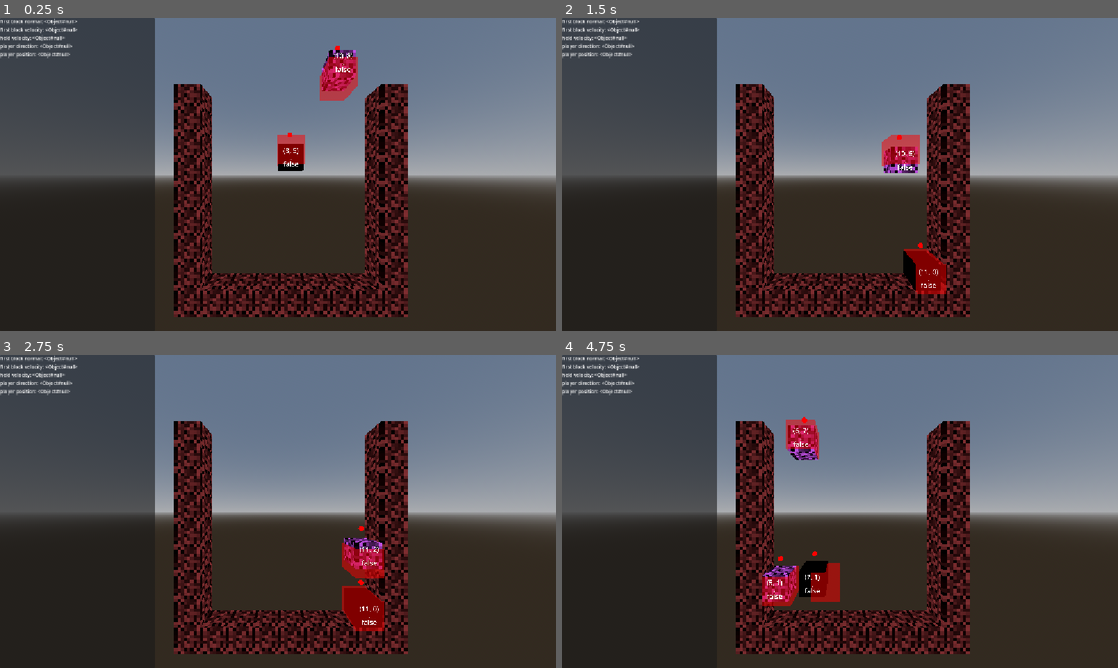
Above: before the commit, frames 1-4 (two rows, left to right).
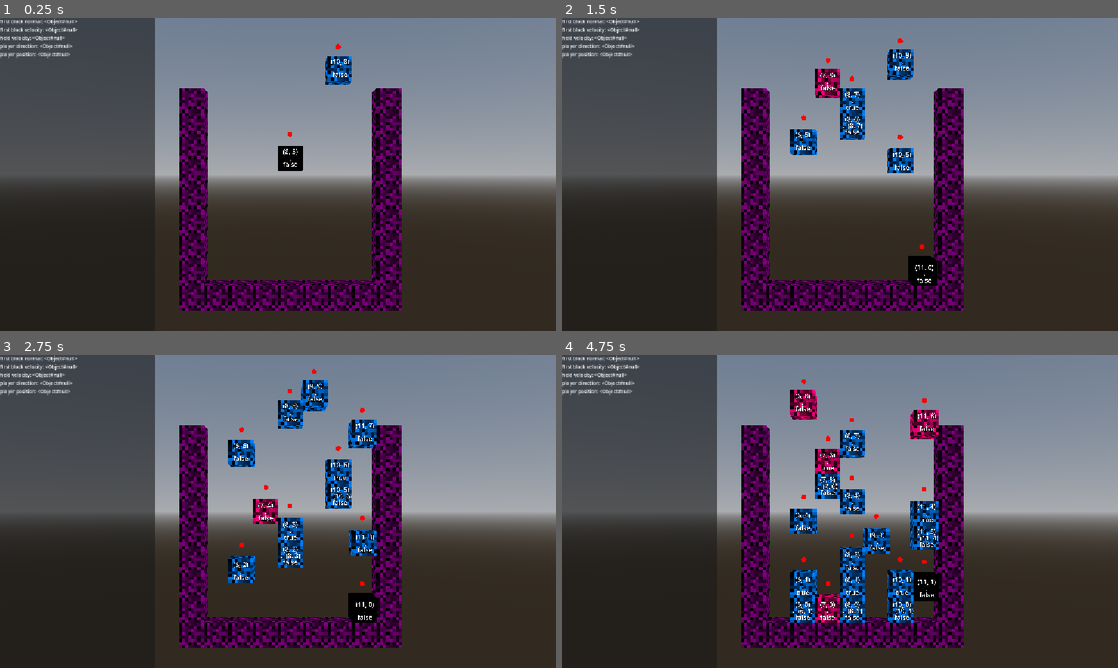
Above: after the commit, the same moments.

Repository: pinto-3d/woods
Game: Godot game, scene res://root.tscn
Same seed, same stepped clock (60 frames per second), same inputs: the game is played once before the commit and once after it.
Inputs:
- Up to frame 1 (0.25 s): no input
- Up to frame 2 (1.5 s): hold D (right) 0.53-1.28 s; tap Shift (interact) at 0.6, 1.35 s; tap Space (jump) at 0.77 s; hold S (down) from 1.28 s (still down)
- Up to frame 3 (2.75 s): tap Space (jump) at 1.52 s; release S (down) at 2.03 s; hold D (right) from 2.03 s (still down); tap L (place) at 2.1 s; tap Shift (interact) at 2.3 s
- Up to frame 4 (4.75 s): release D (right) at 2.78 s; hold W (up) 2.78-3.53 s; tap Shift (interact) at 2.85, 3.6, 4.55 s; tap Space (jump) at 3.02, 3.77, 4.52 s; hold A (left) from 3.53 s (still down); tap L (place) at 4.35 s

The runs differ from the first frame. In frame 1, 24% of the frame differs, in the area x 27-100%, y 8-96%; in frame 2, 24%; in frame 3, 26%; in frame 4, 28%, in the area x 27-100%, y 7-96%.
Error before the commit: Trying to assign value of type 'Node' to a variable of type 'Node3D'. (res://grid_manager.gd:27)
Error after the commit: Trying to assign value of type 'Node' to a variable of type 'Node3D'. (res://grid_manager.gd:28)

Commit message:
blocks now match and erase horizontally, vertically, or diagonally

Diff:
--- a/woods/entity/block/block.gd
+++ b/woods/entity/block/block.gd
@@ -60,7 +60,6 @@
 	super._process(delta)
 
 func set_color(color: Color):
-
 	_tint = color
 	TINT = color
 	mesh.material_override.set("shader_parameter/tint", TINT);
--- a/woods/grid_manager.gd
+++ b/woods/grid_manager.gd
@@ -10,9 +10,10 @@
 const OFFSET: Vector2 = Vector2(0, 0)
 const Z_OFFSET: float = 0
 
+var MATCH_NUM: int = 4;
+
 var dictGrid2Entity: Dictionary[Vector2i, Entity] = {}
 var dictEntity2Grid: Dictionary[Entity, Vector2i] = {}
-var entityList: Array[Entity] = []
 
 func _init() -> void:
 	if GridManager.i:
@@ -27,12 +28,6 @@
 	root = get_tree().root.get_child(0)
 
 func _process(delta: float) -> void:
-	if entityList.size() > 1:
-		#print("grav: ",entityList[1].GRAVITY_DIRECTION * entityList[1].GRAVITY)
-		#print("velo: ",entityList[1].velocity)
-		#print("dot:  ",entityList[1].velocity.dot(entityList[1].GRAVITY_DIRECTION * entityList[1].LINEAR_GRAVITY_MAX))
-		#print("dot2:  ",(entityList[1].GRAVITY_DIRECTION * entityList[1].LINEAR_GRAVITY_MAX).dot(entityList[1].velocity))
-		pass
 	pass
 
 func clear():
@@ -48,17 +43,17 @@
 	grid += OFFSET
 	return Vector3(grid.x, grid.y, Z_OFFSET)
 
-func get_grid_pos_entity(pos: Vector2i):
+func get_entity_at_grid_pos(pos: Vector2i):
 	if dictGrid2Entity.has(pos):
 		return dictGrid2Entity[pos]
 	return null
-func get_entity_grid_pos(entity: Entity):
+func get_grid_pos_of_entity(entity: Entity):
 	if dictEntity2Grid.has(entity):
 		return dictEntity2Grid[entity]
 	return null
 
 func get_entity_round_global_pos(entity: Entity):
-	var v2: Vector2i = GridManager.i.get_entity_grid_pos(entity)
+	var v2: Vector2i = GridManager.i.get_grid_pos_of_entity(entity)
 	return GridManager.i.grid_to_position(v2)
 
 func snap_entity_to_grid(entity:Entity):
@@ -68,7 +63,68 @@
 
 func register_entity(entity: Entity):
 	entity.entityGridUpdate.connect(_entity_update)
-	entityList.append(entity)
+	pass
+
+func deregister_entity(entity: Entity):
+	entity.entityGridUpdate.disconnect(_entity_update)
+	var v2: Vector2i = dictEntity2Grid[entity]
+	dictGrid2Entity.erase(v2)
+	dictEntity2Grid.erase(entity)
+	entity.erase()
+	pass
+
+func _does_block_match(entity, tint: Color) -> bool:
+	if entity:
+		if "TINT" in entity:
+			if entity.TINT == tint:
+				return true
+	return false
+
+func _check_tints_in_direction(tint: Color, start: Vector2i, direction: Vector2i) -> Array[Vector2i]:
+	var turns: int = 0
+	var continuing: bool = true
+	var curEraseList: Array[Vector2i] = []
+	var cursor: Vector2i = start
+
+	while curEraseList.size() < MATCH_NUM and continuing:
+		var curEntity = get_entity_at_grid_pos(cursor)
+		var isValid
+		if !_does_block_match(curEntity, tint):
+			if turns == 0:
+				direction *= -1
+				cursor = start
+			else:
+				continuing = false
+				break
+			turns += 1
+		else:
+			curEraseList.append(cursor)
+		cursor += direction
+	if curEraseList.size() >= MATCH_NUM:
+		return curEraseList
+	return []
+
+func _adjust_changed_entity(entity):
+	if not entity is Block:
+		return
+	var block: Block = entity
+	var tint: Color = block.TINT
+	var v2: Vector2i = dictEntity2Grid[entity]
+
+	var eraseList: Array[Vector2i] = []
+	#horizontal
+	var cursor: Vector2i = dictEntity2Grid[entity]
+	eraseList.append_array(_check_tints_in_direction(tint, dictEntity2Grid[entity], Vector2(1,0)))
+	eraseList.append_array(_check_tints_in_direction(tint, dictEntity2Grid[entity], Vector2(0,1)))
+	eraseList.append_array(_check_tints_in_direction(tint, dictEntity2Grid[entity], Vector2(1,1)))
+	eraseList.append_array(_check_tints_in_direction(tint, dictEntity2Grid[entity], Vector2(-1,1)))
+
+	for erasePos in eraseList:
+		if dictGrid2Entity.has(erasePos):
+			deregister_entity(dictGrid2Entity[erasePos])
+		else:
+			pass
+		pass
 	pass
 
 func _entity_update(entity: Entity, pos):
@@ -77,10 +133,16 @@
 		pass
 	if entity is Player:
 		pass
+	var prevPos = null
 	if dictEntity2Grid.has(entity):
+		prevPos = dictEntity2Grid[entity]
 		if dictGrid2Entity.has(dictEntity2Grid[entity]):
 			if dictGrid2Entity[dictEntity2Grid[entity]] == entity:
 				dictGrid2Entity.erase(dictEntity2Grid[entity])
 	dictEntity2Grid[entity] = pos
 	dictGrid2Entity[pos] = entity
+
+	if prevPos != pos:
+		_adjust_changed_entity(entity)
+		pass
 	pass
--- a/woods/root.tscn
+++ b/woods/root.tscn
@@ -15,8 +15,8 @@
 transform = Transform3D(1, 0, 0, 0, 1, 0, 0, 0, 1, 8, 5, 0)
 
 [node name="Camera3D" type="Camera3D" parent="." unique_id=1056890238]
-transform = Transform3D(1, 0, 0, 0, 1, 0, 0, 0, 1, 7.5, 4, 5.8493586)
-fov = 96.9
+transform = Transform3D(1, 0, 0, 0, 1, 0, 0, 0, 1, 7.5, 4, 17.849358)
+fov = 40.0
 
 [node name="LevelManager" type="Node3D" parent="." unique_id=171994457]
 transform = Transform3D(1, 0, 0, 0, 1, 0, 0, 0, 1, 0.5, 0, 0)
--- a/woods/scripts/character.gd
+++ b/woods/scripts/character.gd
@@ -177,10 +177,10 @@
 	pass
 
 func interact(dir: Vector2i):
-	var curPos: Vector2i = GridManager.i.get_entity_grid_pos(self)
+	var curPos: Vector2i = GridManager.i.get_grid_pos_of_entity(self)
 	curPos += dir
 
-	var interactEntity: Entity = GridManager.i.get_grid_pos_entity(curPos)
+	var interactEntity: Entity = GridManager.i.get_entity_at_grid_pos(curPos)
 	if interactEntity:
 		interactEntity.iteracted_with(self)
 		if interactEntity is Block:
--- a/woods/scripts/entity.gd
+++ b/woods/scripts/entity.gd
@@ -16,7 +16,7 @@
 var LINEAR_GRAVITY_MAX: float = 3;
 const MIN_VELOCITY: float = 0.01
 
-var THROW_VELOCITY: Vector2 = Vector2(4, 5)
+var THROW_VELOCITY: Vector2 = Vector2(3, 6)
 var THROW_Y_BOOST: float = 8
 var POST_THROW_PREVENT_PICKUP_TIME: float = 0.25
 var postThrowPreventPickupTimer: float = 0
@@ -65,9 +65,10 @@
 	if self is Player:
 		pass
 	if self is not ImmovableBlock:
-		debugGridPosition = await NodeSpawner.spawn(debugCubeScene, get_tree())
-		debugGridPosition.reparent(self, false)
-		debugGridPosition.position = position
+		#debugGridPosition = await NodeSpawner.spawn(debugCubeScene, get_tree())
+		#debugGridPosition.reparent(self, false)
+		#debugGridPosition.position = position
+		pass
 
 	debugLabel3d = get_node_or_null("DebugLabel3D")
 	pass
@@ -75,11 +76,11 @@
 func _process(delta: float) -> void:
 	if debugLabel3d:
 		debugLabel3d.text = ""
-		var v2 = GridManager.i.get_entity_grid_pos(self)
+		var v2 = GridManager.i.get_grid_pos_of_entity(self)
 		if v2:
 			debugLabel3d.text += str(v2) + "\n"
 		if heldEntity:
-			v2 = GridManager.i.get_entity_grid_pos(heldEntity)
+			v2 = GridManager.i.get_grid_pos_of_entity(heldEntity)
 			if v2:
 				debugLabel3d.text += ".  "+str(v2) + "\n"
 		else:
@@ -304,6 +305,10 @@
 	print("pickup")
 	pass
 
+func erase():
+	queue_free()
+	pass
+
 func get_down_normal() -> Variant:
 	for ray in groundRays:
 		if ray.is_colliding():
--- a/woods/scripts/level_manager.gd
+++ b/woods/scripts/level_manager.gd
@@ -42,7 +42,7 @@
 var basicBlockScene: PackedScene = load("res://entity/block/basic_block.tscn")
 
 var blockTimer: float = 0.0
-var TIME_BT_BLOCKS: float = 4.0
+var TIME_BT_BLOCKS: float = 0.25
 
 var topLeft: Vector2:
 	get:
@@ -118,7 +118,7 @@
 
 func get_player_start_position():
 	#Vector2()
-	#while get_grid_pos_entity()
+	#while get_entity_at_grid_pos()
 	pass
 
 func spawn_block_from_current_pool():
@@ -137,7 +137,7 @@
 func spawn_block(blockScene: PackedScene, color:BlockColor, pos: Vector2i, isBorder: bool = false):
 	var block: Entity = await NodeSpawner.spawn(blockScene, get_tree())
 	if block is Block:
-		#block.set_color(dictColors[color])
+		block.set_color(dictColors[color])
 		pass
 
 	block.global_position = GridManager.i.grid_to_position(pos)
--- a/woods/scripts/player.gd
+++ b/woods/scripts/player.gd
@@ -88,7 +88,7 @@
 	if not heldEntity:
 		return
 
-	var playerV2: Vector2i = GridManager.i.get_entity_grid_pos(self)
+	var playerV2: Vector2i = GridManager.i.get_grid_pos_of_entity(self)
 	var posList: Array[Vector2i] = [
 		Vector2i(1,0),
 		Vector2i(1,1)
@@ -96,12 +96,12 @@
 	var placable: bool = true
 	var i: int = 0
 	var pos = playerV2 + posList[i]
-	var posEntity = GridManager.i.get_grid_pos_entity(pos)
+	var posEntity = GridManager.i.get_entity_at_grid_pos(pos)
 	while posEntity:
 		i += 1
 		if i < posList.size():
 			pos = playerV2 + posList[i]
-			posEntity = GridManager.i.get_grid_pos_entity(pos)
+			posEntity = GridManager.i.get_entity_at_grid_pos(pos)
 		else:
 			placable = false
 		pass
